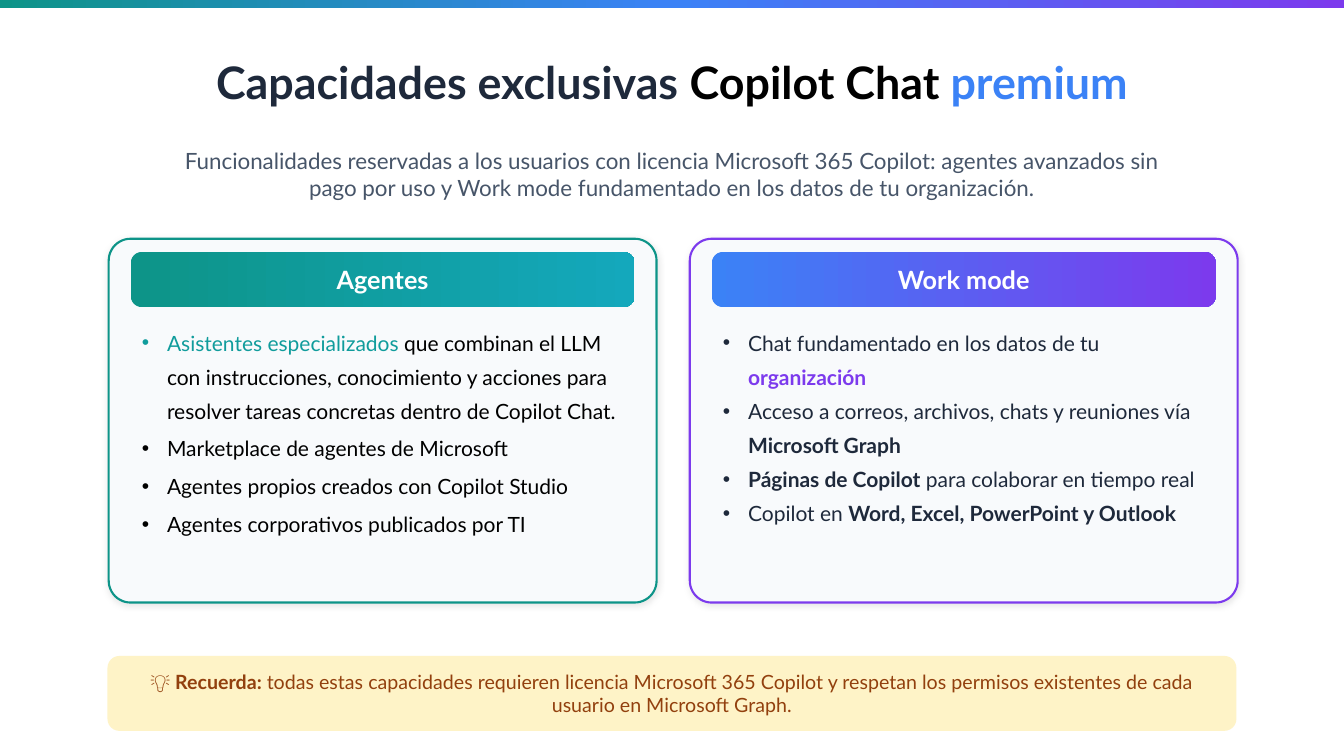
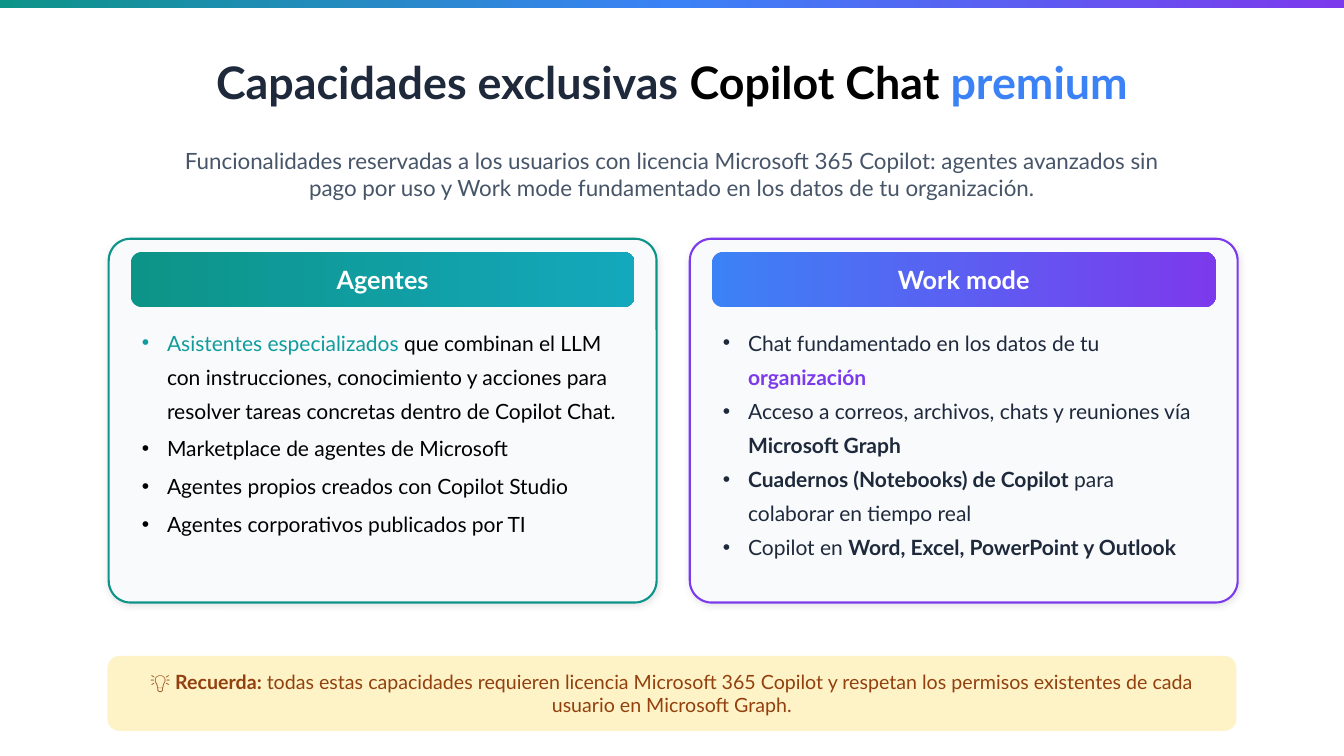
Before and after one commit to quizeth/Labs, a slide deck: slide 19 of IA y Copilot para business professionals/IA Generativa y Microsoft Copilot para profesionales.pptx. Drawn at 1344x756 pixels with LibreOffice and Linux fonts; fonts in the diff are those of the drawing. Boxes give left, top, right and bottom in pixels: in the first picture for what was removed or moved away, otherwise in the second. Text is boxed around its words. In the diff, an @@ line names an element or a change of style, - is before the commit and + after.

```diff
--- a/IA y Copilot para business professionals/IA Generativa y Microsoft Copilot para profesionales.pptx
+++ b/IA y Copilot para business professionals/IA Generativa y Microsoft Copilot para profesionales.pptx
@@ text at [748, 470, 1114, 525]: text changed; bold on @@
-• Páginas de Copilot para colaborar en tiempo real
+• Cuadernos (Notebooks) de Copilot para colaborar en tiempo real
```
Also in this commit, not shown: 6 other slides changed, 1 slide added.
